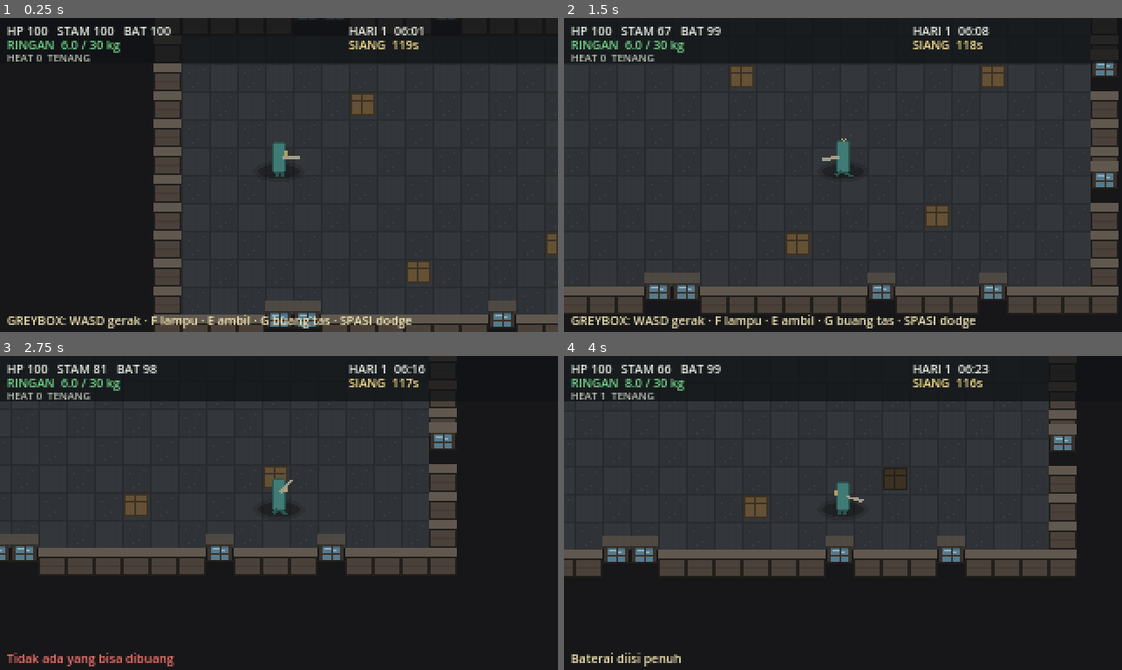
Above: before the commit, frames 1-4 (two rows, left to right).
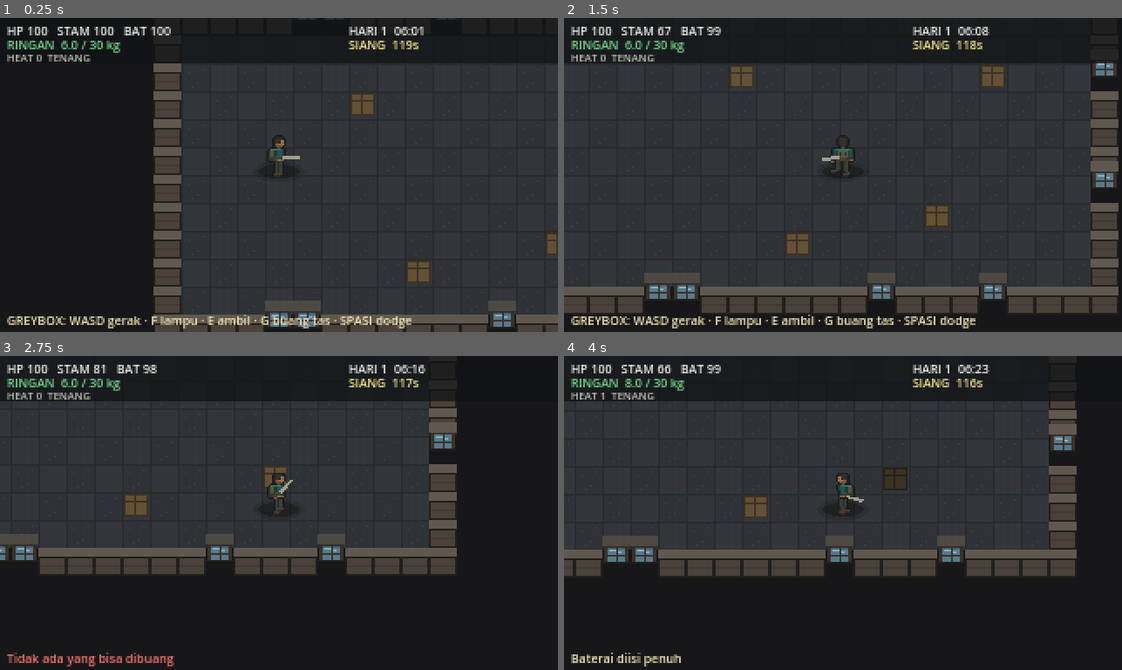
Above: after the commit, the same moments.

Repository: Indrawan007/GDD
Game: Godot game, scene res://scenes/main.tscn
Two runs of this game, one before a commit and one after it. Both use one fixed random seed, a clock stepped at 60 frames per second and the inputs below.
Inputs (mouse positions are in pixels of both pictures, inside the frame that each line leads up to):
- Up to frame 1 (0.25 s): no input
- Up to frame 2 (1.5 s): tap Enter at 0.5 s; move the mouse to (965, 159) at 0.52 s; hold D 0.53-1.28 s; hold Shift 0.53-1.28 s; click (965, 159) at 0.67 s; tap Space at 0.77 s; move the mouse to (731, 190) at 1.27 s; hold S from 1.28 s (still down); tap F at 1.35 s
- Up to frame 3 (2.75 s): tap Space at 1.52 s; move the mouse to (334, 443) at 2.02 s; release S at 2.03 s; hold D from 2.03 s (still down); tap G at 2.1 s
- Up to frame 4 (4 s): move the mouse to (815, 575) at 2.77 s; release D at 2.78 s; hold W 2.78-3.53 s; tap E at 2.85 s; click (815, 575) at 2.92 s; tap Space at 3.02, 3.77 s; move the mouse to (1010, 560) at 3.52 s; hold A from 3.53 s (still down); tap R at 3.6 s

The runs differ from the first frame. In frame 1, 0.3% of the frame differs, in the area x 48-52%, y 37-51%; in frame 2, 0.3%, in the area x 47-52%, y 37-51%; in frame 3, 0.3%; in frame 4, 0.3%.

Commit message:
Set sprite pemain v1: 150 frame digambar (5 arah), atlas 480x120, dipakai engine
Co-authored-by: arena-agent <297053741+arena-agent@users.noreply.github.com>

Diff:
--- a/game/scripts/entities/sprite_factory.gd
+++ b/game/scripts/entities/sprite_factory.gd
@@ -1,10 +1,10 @@
 class_name SpriteFactory
 extends RefCounted
 ## Membangun SpriteFrames dari atlas 8 arah di runtime.
-## Atlas dibuat oleh tools/make_greybox_assets.py: 5 baris digambar (S, SE, E, NE, N),
+## Atlas pemain dibuat oleh tools/make_player_sprites.py (480x120, 30 kolom x 5 baris).
 ## 3 arah sisanya = mirror (flip_h) sesuai §17.3.
 
-const PLAYER_ATLAS := "res://assets/generated/player.png"
+const PLAYER_ATLAS := "res://assets/sprites/player.png"   # set final v1 (150 frame digambar)
 const WALKER_ATLAS := "res://assets/generated/walker.png"
 
 const DIRS5 := ["s", "se", "e", "ne", "n"]
Binary file added: game/assets/sprites/player.png
Not shown, changed: GDD.md
Not shown, changed: docs/art/README.md
Not shown, added: docs/art/player-character-sheet.png
Not shown, added: docs/art/player-palette.png
Not shown, added: docs/art/player-sheet-final.png
Not shown, added: docs/art/player-walk-preview.gif
Not shown, added: tools/make_player_sprites.py
